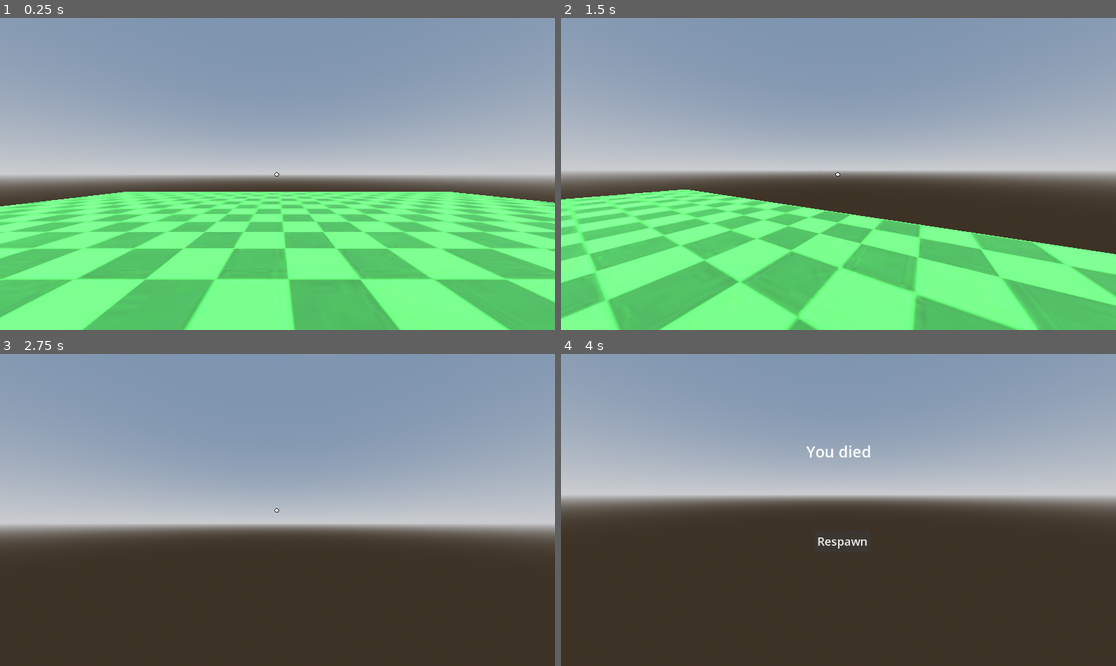
Above: before the commit, frames 1-4 (two rows, left to right).
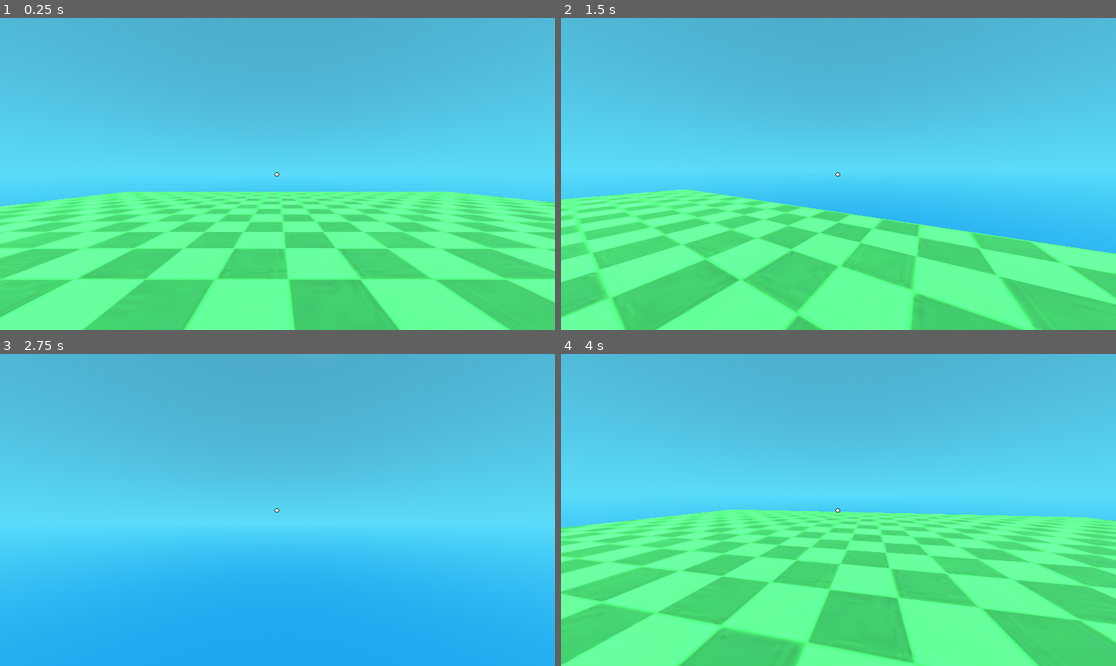
Above: after the commit, the same moments.

Repository: DabPlayZ1/Dab-s_Obby
Game: Godot game, scene res://mainbaseplate.tscn
Two runs of this game, one before a commit and one after it. Both use one fixed random seed, a clock stepped at 60 frames per second and the inputs below.
Inputs (mouse positions are in pixels of both pictures, inside the frame that each line leads up to):
- Up to frame 1 (0.25 s): no input
- Up to frame 2 (1.5 s): tap Enter at 0.5 s; move the mouse to (866, 174) at 0.52 s; hold W (Move_Forward) from 0.53 s (still down); tap Space (Jump) at 0.6, 0.77, 1.07 s; move the mouse to (810, 174) at 1.27 s; tap - (Decrease Sensitivity) at 1.35 s
- Up to frame 3 (2.75 s): keep holding W (Move_Forward); tap Space (Jump) at 1.52, 1.55, 1.82, 2.3 s; move the mouse to (288, 503) at 2.02 s; tap = (Normal Sens) at 2.1 s
- Up to frame 4 (4 s): tap Space (Jump) at 2.75, 2.85, 3.02, 3.32 s; move the mouse to (832, 516) at 2.77 s; release W (Move_Forward) at 3.5 s; click "Respawn" at 3.5 s

The runs differ from the first frame. In frame 1, 57% of the frame differs, in the area x 0-100%, y 0-61%; in frame 2, 68%; in frame 3, 100%; in frame 4, 100%, in the area x 0-100%, y 0-100%.

Commit message:
Added Jump Buffering, sky color, and respawning.

Diff:
--- a/fall.gd
+++ b/fall.gd
@@ -1,6 +1,6 @@
 extends Area3D
 func _on_body_entered(body):
-	if body.name == "Player":
+	if body == %Player:
 		body.set_physics_process(false)
 		body.velocity = Vector3(0,0,0)
 		%Cursor.visible = false
@@ -9,3 +9,14 @@
 		%Died.visible = true
 		Input.mouse_mode = Input.MOUSE_MODE_VISIBLE
 		%Player.captured = false
+
+
+func _on_respawn_pressed() -> void:
+	%Player.global_position = Vector3(0,5,0)
+	%Player.set_physics_process(true)
+	%Cursor.visible = true
+	%Respawn.disabled = true
+	%Respawn.visible = false
+	%Died.visible = false
+	Input.mouse_mode = Input.MOUSE_MODE_CAPTURED
+	%Player.captured = true
--- /dev/null
+++ b/greenplatform.tres
@@ -0,0 +1,8 @@
+[gd_resource type="StandardMaterial3D" format=3 uid="uid://c16o6bd3pwfcx"]
+
+[ext_resource type="Texture2D" uid="uid://pv84anoe7pgp" path="res://Z.png" id="1_e7ies"]
+
+[resource]
+albedo_color = Color(0.30987185, 0.7713683, 0.34046468, 1)
+albedo_texture = ExtResource("1_e7ies")
+uv1_scale = Vector3(10, 7.5, 1)
--- a/mainbaseplate.tscn
+++ b/mainbaseplate.tscn
@@ -1,13 +1,20 @@
 [gd_scene format=3 uid="uid://cbufwe0jfixl1"]
 
+[ext_resource type="Material" uid="uid://c16o6bd3pwfcx" path="res://greenplatform.tres" id="1_eqmpd"]
 [ext_resource type="Texture2D" uid="uid://pv84anoe7pgp" path="res://Z.png" id="1_pdwh7"]
 [ext_resource type="PackedScene" uid="uid://de35835dwpq62" path="res://character.tscn" id="1_unmaq"]
 [ext_resource type="Script" uid="uid://bi6v1yl2wcmku" path="res://fall.gd" id="3_ha1rx"]
 [ext_resource type="Texture2D" uid="uid://chxfdfapnxwcv" path="res://crosswhite.png" id="4_3q5vj"]
 
 [sub_resource type="ProceduralSkyMaterial" id="ProceduralSkyMaterial_unmaq"]
-sky_horizon_color = Color(0.66224277, 0.6717428, 0.6867428, 1)
-ground_horizon_color = Color(0.66224277, 0.6717428, 0.6867428, 1)
+sky_top_color = Color(0.25496092, 0.55878866, 0.6840986, 1)
+sky_horizon_color = Color(0.2942444, 0.78794765, 0.99999994, 1)
+sky_curve = 0.25
+sky_energy_multiplier = 0.95
+ground_bottom_color = Color(0.11481937, 0.5389726, 0.91146564, 1)
+ground_horizon_color = Color(0.29411766, 0.7882353, 1, 1)
+ground_curve = 0.15
+ground_energy_multiplier = 0.95
 
 [sub_resource type="Sky" id="Sky_pdwh7"]
 sky_material = SubResource("ProceduralSkyMaterial_unmaq")
@@ -17,15 +24,18 @@
 sky = SubResource("Sky_pdwh7")
 tonemap_mode = 2
 
-[sub_resource type="StandardMaterial3D" id="StandardMaterial3D_unmaq"]
+[sub_resource type="BoxMesh" id="BoxMesh_pdwh7"]
+material = ExtResource("1_eqmpd")
+
+[sub_resource type="BoxShape3D" id="BoxShape3D_unmaq"]
+
+[sub_resource type="StandardMaterial3D" id="StandardMaterial3D_rd6ri"]
 albedo_color = Color(0.30987185, 0.7713683, 0.34046468, 1)
 albedo_texture = ExtResource("1_pdwh7")
-uv1_scale = Vector3(10, 7.5, 1)
+uv1_scale = Vector3(5, 10, 10)
 
-[sub_resource type="BoxMesh" id="BoxMesh_pdwh7"]
-material = SubResource("StandardMaterial3D_unmaq")
-
-[sub_resource type="BoxShape3D" id="BoxShape3D_unmaq"]
+[sub_resource type="BoxMesh" id="BoxMesh_o1uui"]
+material = SubResource("StandardMaterial3D_rd6ri")
 
 [sub_resource type="BoxShape3D" id="BoxShape3D_3q5vj"]
 
@@ -45,6 +55,15 @@
 [node name="StaticBody3D" type="StaticBody3D" parent="MeshInstance3D" unique_id=11802865]
 
 [node name="CollisionShape3D" type="CollisionShape3D" parent="MeshInstance3D/StaticBody3D" unique_id=1632492787]
+shape = SubResource("BoxShape3D_unmaq")
+
+[node name="MeshInstance3D2" type="MeshInstance3D" parent="." unique_id=132689398]
+transform = Transform3D(2, 0, 0, 0, -0.25, 1.1324685e-06, 0, -3.774895e-08, -7.5, 16.393497, 1.5476955, 2.3369552e-07)
+mesh = SubResource("BoxMesh_o1uui")
+
+[node name="StaticBody3D" type="StaticBody3D" parent="MeshInstance3D2" unique_id=1689338940]
+
+[node name="CollisionShape3D" type="CollisionShape3D" parent="MeshInstance3D2/StaticBody3D" unique_id=1361472196]
 shape = SubResource("BoxShape3D_unmaq")
 
 [node name="Player" parent="." unique_id=1173876061 instance=ExtResource("1_unmaq")]
@@ -108,4 +127,14 @@
 theme_override_font_sizes/font_size = 32
 text = "You died"
 
+[node name="Label3D" type="Label3D" parent="." unique_id=1236912103]
+transform = Transform3D(-4.371139e-08, 0, -1, 0, 1, 0, 1, 0, -4.371139e-08, 10.975391, 6.1841335, 0.16856813)
+visibility_range_end = 50.0
+pixel_size = 0.02
+billboard = 2
+double_sided = false
+text = "Press Q to Dash"
+font_size = 64
+
 [connection signal="body_entered" from="Area3D" to="Area3D" method="_on_body_entered"]
+[connection signal="pressed" from="Respawn" to="Area3D" method="_on_respawn_pressed"]
--- a/player.gd
+++ b/player.gd
@@ -2,11 +2,14 @@
 var sensitivity : float = 0.5
 @export var captured : bool = true
 var speed : int = 10
-var acceleration : int  = 70
+var acceleration : int  = 67
 var jumpheight : int = 33
 var gravity : int = 100
 var coyotetimer : float = 0.0
-var coyotetime : float = 0.1
+var coyotetime : float = 0.09
+var jumpbuffer : float = 0.09
+var jumpbuffertimer :float = 1.0
+var jumped = false
 # Camera Movement
 
 func _ready() -> void:
@@ -47,9 +50,19 @@
 	velocity.y -= gravity * delta
 	if is_on_floor():
 		coyotetimer = 0.0
+		jumped = false
 	else:
 		coyotetimer += delta
-	if Input.is_action_just_pressed("Jump") and (is_on_floor() or coyotetimer <= coyotetime):
-			velocity.y += jumpheight
+	jumpbuffertimer += delta
+	if Input.is_action_just_pressed("Jump") and jumped == false and (is_on_floor() or coyotetimer <= coyotetime):
+		if coyotetimer < coyotetime and coyotetimer > 0:
+			print("coyote")
+		velocity.y = jumpheight
+		jumped = true
+	elif is_on_floor() and jumpbuffertimer <= jumpbuffer:
+		velocity.y = jumpheight
+		jumped = true
+	elif Input.is_action_just_pressed("Jump"):
+		jumpbuffertimer = 0.0
 
 	move_and_slide()
